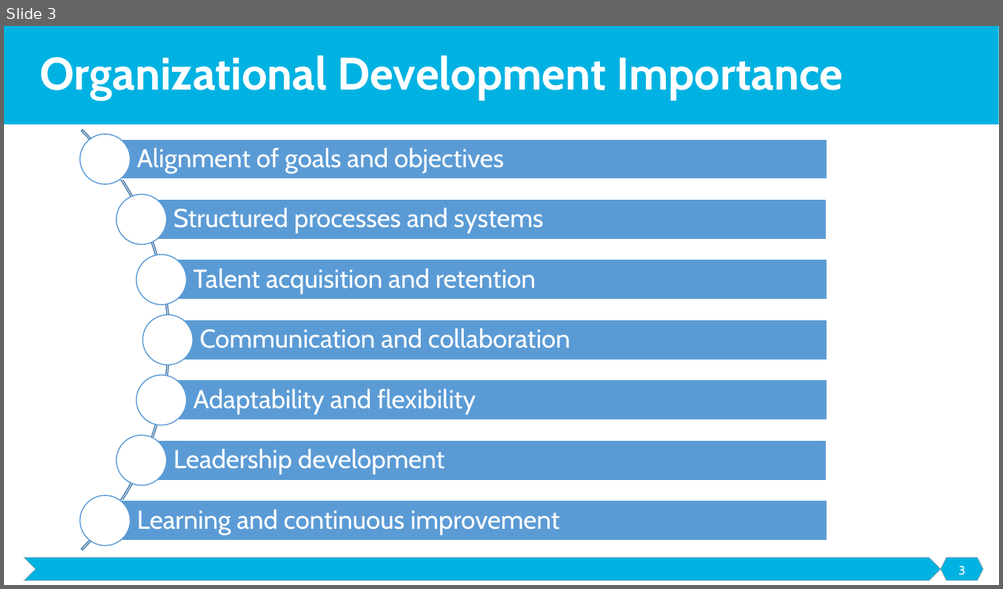
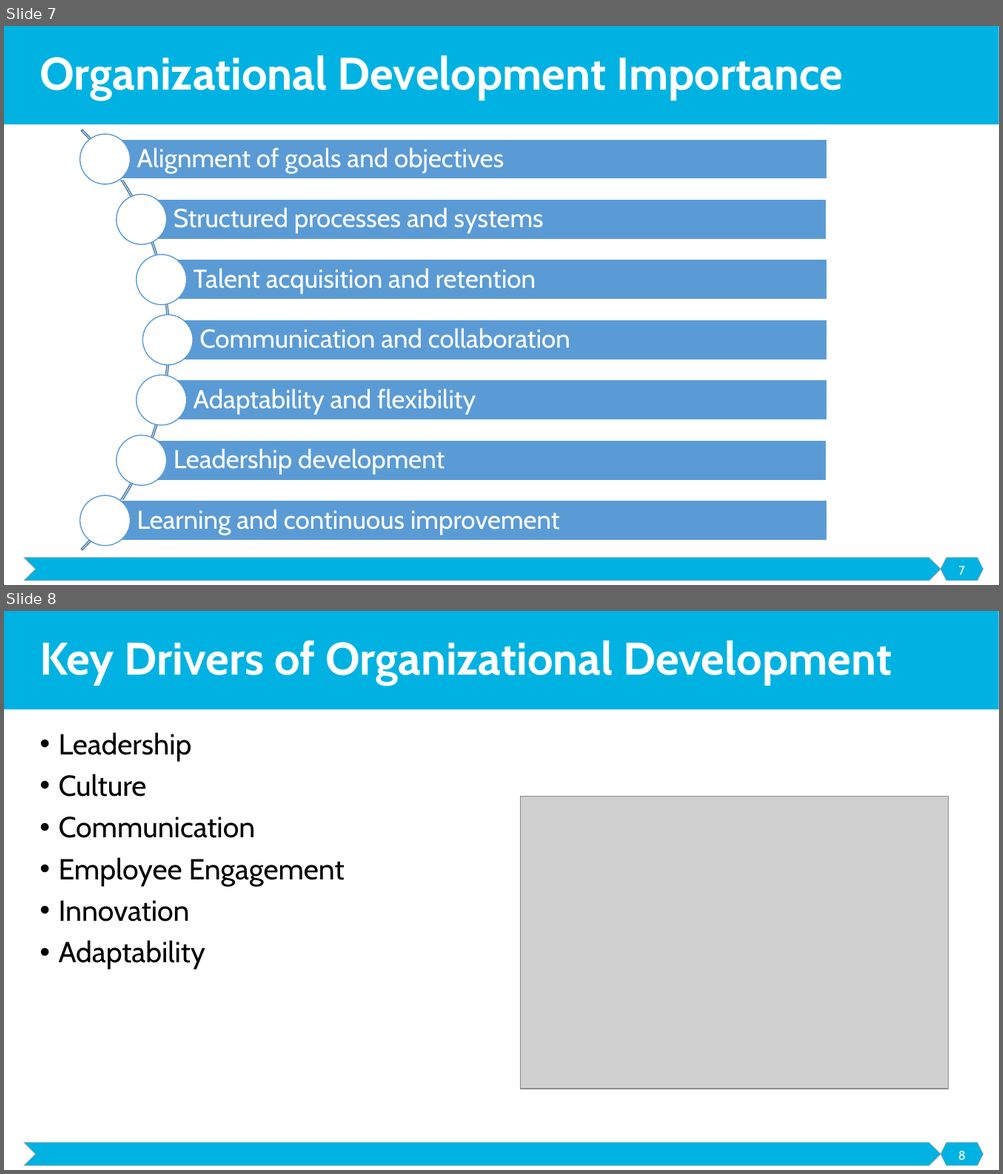
Before and after one commit to malenezi/malenezi, a slide deck: SE495/Lectures/7-Organizational Development/Organizational Development.pptx. Shown one above the other, each under a label of ours: slide 3 before the commit, slides 7 and 8 after it. The pictures are 1003x589 and 1003x1174 pixels, drawn with LibreOffice and Linux fonts; fonts in the diff are those of the drawing; grey boxes stand for pictures. Boxes give left, top, right and bottom in pixels: in the first picture for what was removed or moved away, otherwise in the second. Text is boxed around its words. In the diff, an @@ line names an element or a change of style, - is before the commit and + after.

```diff
--- a/SE495/Lectures/7-Organizational Development/Organizational Development.pptx
+++ b/SE495/Lectures/7-Organizational Development/Organizational Development.pptx
@@ slide 8 added at [4, 611, 999, 1170], background #FFFFFF; not listed: 3 template elements that a slide beside it also shows @@
@@ title added at [40, 640, 891, 685], 44 pt, text #FFFFFF, bold @@
+Key Drivers of Organizational Development
@@ text added at [59, 732, 344, 970], 28 pt, text #000000 @@
+• Leadership
+• Culture
+• Communication
+• Employee Engagement
+• Innovation
+• Adaptability
@@ picture added at [521, 796, 948, 1089] @@
@@ page number added at [958, 1151, 965, 1161], 12 pt, text #FFFFFF @@
+8
@@ what was slide 3 is now slide 7 @@
@@ page number at [959, 566, 965, 575]: text changed @@
-3
+7
```
Also in this commit, not shown: 4 slides changed, 32 other slides added, 4 other files.
